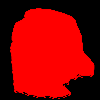
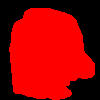
Two versions of the same layered image (100×100). Layer-by-layer changes:
painted on "mask" over <box>8,7,96,100</box>
